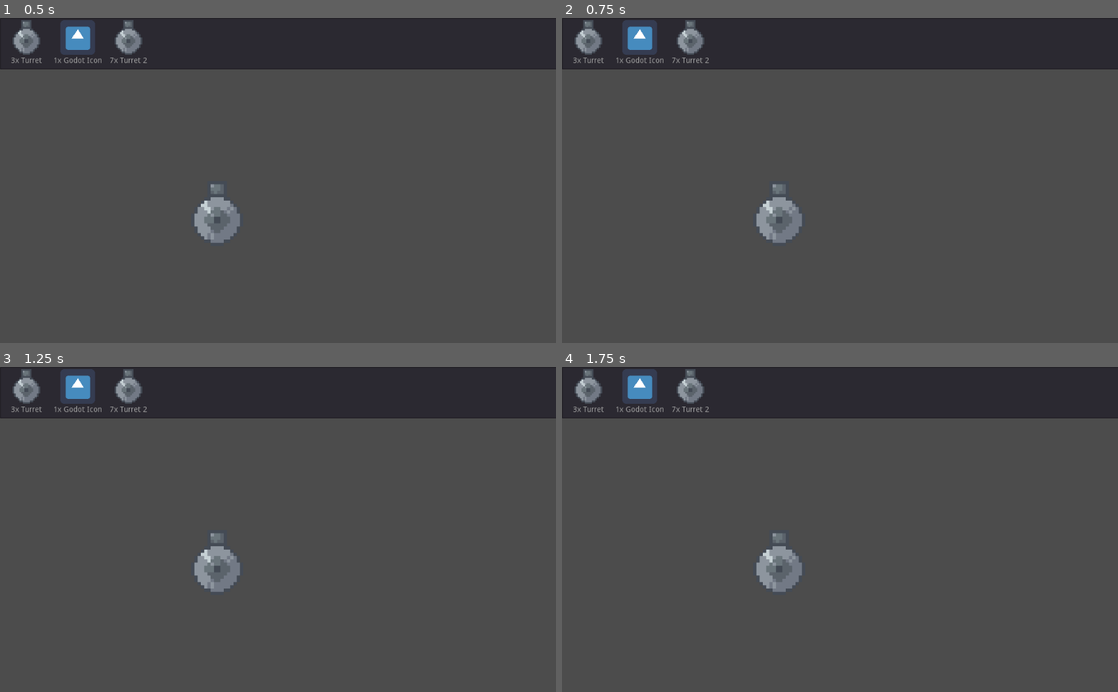
Above: before the commit, frames 1-4 (two rows, left to right).
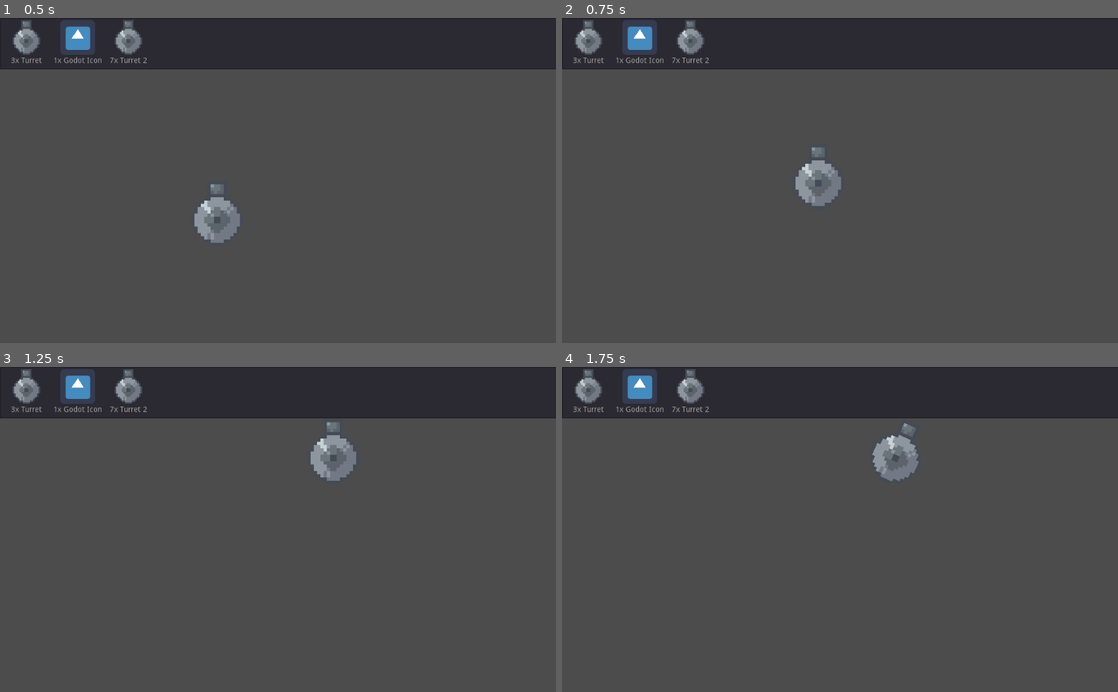
Above: after the commit, the same moments.

Repository: Myles512/AGJ2021
Game: Godot game, scene res://Scenes/Main.tscn
Two runs of this game, one before a commit and one after it. Both use one fixed random seed, a clock stepped at 60 frames per second and the inputs below. The project has no main scene, so this scene is started directly. The engine's default icon, where the game draws it, is replaced by a stand-in: a white triangle on a blue panel in a dark square.
Inputs (mouse positions are in pixels of both pictures, inside the frame that each line leads up to):
- Up to frame 1 (0.5 s): no input
- Up to frame 2 (0.75 s): tap Enter at 0.5 s; drag from (778, 219) to (895, 109) at 0.52 s
- Up to frame 3 (1.25 s): no input
- Up to frame 4 (1.75 s): tap Space at 1.25 s; drag from (778, 568) to (812, 594) at 1.27 s

Frame 1 is identical in both runs. In frame 2, 1.9% of the frame differs, in the area x 34-51%, y 39-70%; in frame 3, 1.9%, in the area x 34-65%, y 16-70%; in frame 4, 1.9%.

Commit message:
Turrets now can be dragged out and work properly

Diff:
--- a/Scenes/Main.tscn
+++ b/Scenes/Main.tscn
@@ -1,9 +1,11 @@
-[gd_scene load_steps=3 format=2]
+[gd_scene load_steps=4 format=2]
 
 [ext_resource path="res://Scenes/Store.tscn" type="PackedScene" id=1]
 [ext_resource path="res://Scenes/Turret.tscn" type="PackedScene" id=2]
+[ext_resource path="res://Scripts/LevelManager.gd" type="Script" id=3]
 
 [node name="Main" type="Node2D"]
+script = ExtResource( 3 )
 
 [node name="Turret" parent="." instance=ExtResource( 2 )]
 position = Vector2( 400.289, 373.317 )
--- a/Scenes/Store.tscn
+++ b/Scenes/Store.tscn
@@ -7,6 +7,7 @@
 [node name="Inventory" type="Control"]
 anchor_right = 1.0
 anchor_bottom = 1.0
+mouse_filter = 2
 script = ExtResource( 3 )
 __meta__ = {
 "_edit_use_anchors_": false
--- /dev/null
+++ b/Scripts/LevelManager.gd
@@ -0,0 +1,12 @@
+extends Node2D
+
+
+
+# Called when the node enters the scene tree for the first time.
+func _ready():
+	pass # Replace with function body.
+
+
+# Called every frame. 'delta' is the elapsed time since the previous frame.
+#func _process(delta):
+#	pass
